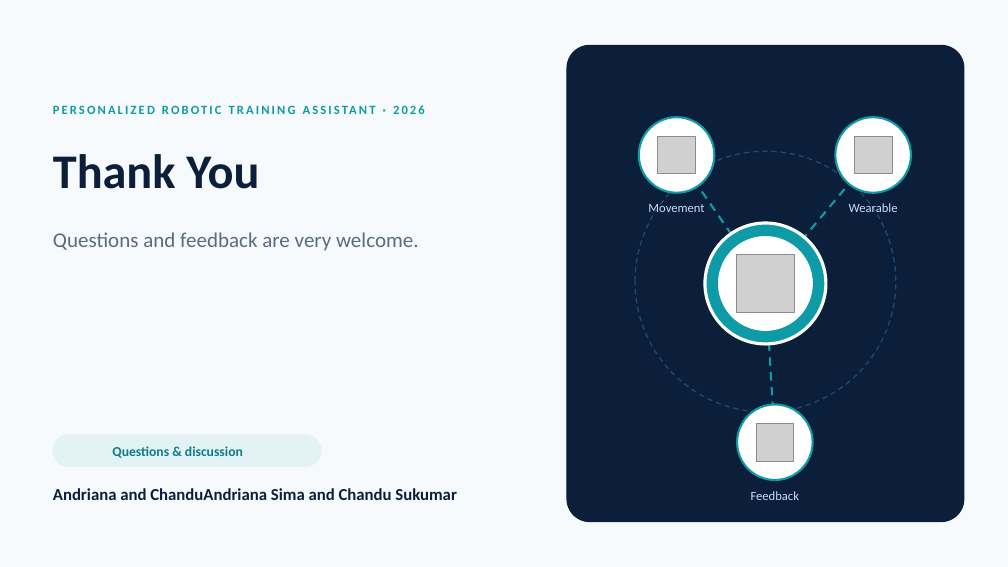
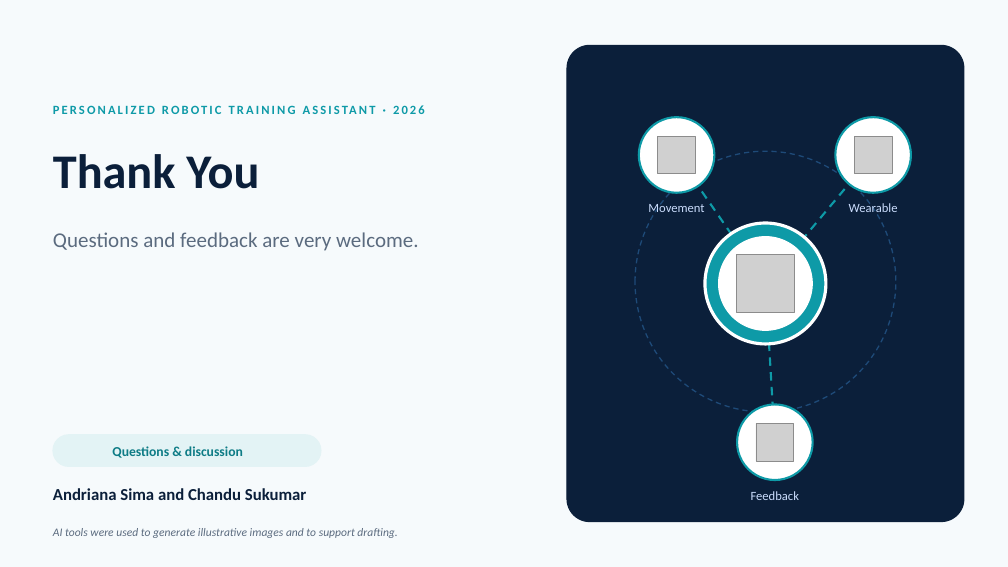
Before and after one commit to nembrinj/protofablab, a slide deck: slide 7 of 2026/projects/Group_102/docs/presentations/midterm.pptx. Drawn at 1008x567 pixels with LibreOffice and Linux fonts; fonts in the diff are those of the drawing; grey boxes stand for pictures. Boxes give left, top, right and bottom in pixels: in the first picture for what was removed or moved away, otherwise in the second. Text is boxed around its words. In the diff, an @@ line names an element or a change of style, - is before the commit and + after.

```diff
--- a/2026/projects/Group_102/docs/presentations/midterm.pptx
+++ b/2026/projects/Group_102/docs/presentations/midterm.pptx
@@ text at [53, 488, 307, 500]: text changed @@
-Andriana and ChanduAndriana Sima and Chandu Sukumar
+Andriana Sima and Chandu Sukumar
@@ text added at [53, 528, 397, 538], 11 pt, text #5B6B7F, italic @@
+AI tools were used to generate illustrative images and to support drafting.
```
Also in this commit, not shown: 2 other slides changed, 5 other files.
